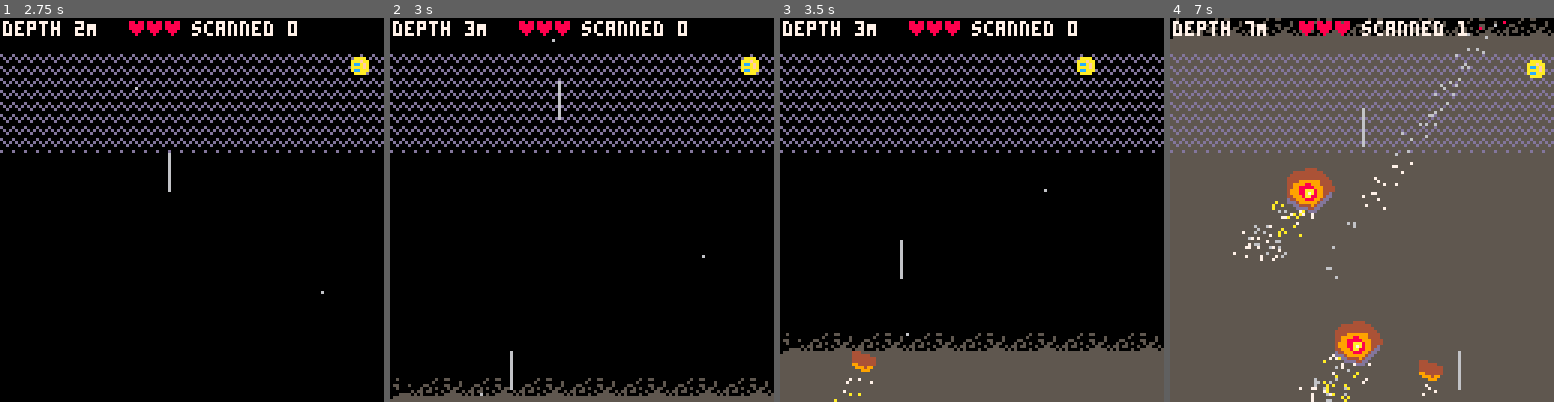
Above: before the commit, frames 1-4 (left to right).
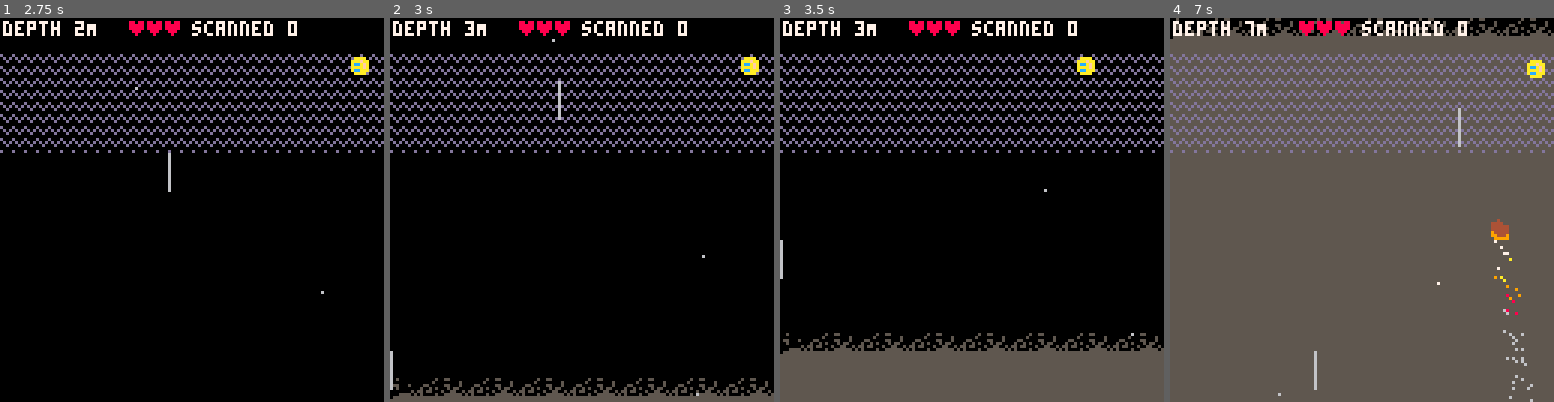
Above: after the commit, the same moments.

Repository: broquaint/pico8-carts
Game: PICO-8 cartridge tephratoil.p8
Same seed, same stepped clock (60 frames per second), same inputs: the game is played once before the commit and once after it.
Inputs:
- Up to frame 1 (2.75 s): tap X (X key) at 0.33, 1.07, 1.85 s; tap O (Z key) at 0.7, 1.7, 2.1, 2.5 s; hold Right 1.6-2.1 s; hold Up 2.15-2.42 s; hold Right from 2.47 s (still down)
- Up to frame 2 (3 s): keep holding Right; tap O (Z key) at 2.9 s; tap X (X key) at 2.97 s
- Up to frame 3 (3.5 s): release Right at 3.03 s; hold Left from 3.08 s (still down); tap O (Z key) at 3.3 s
- Up to frame 4 (7 s): release Left at 3.58 s; hold Down 3.63-3.97 s; tap O (Z key) every 0.4 s from 3.7 to 6.9 s; hold Right 4.02-4.68 s; tap X (X key) at 4.08, 5.2, 6.32 s; hold Up 4.73-5.03 s; hold Left 5.08-5.68 s; hold Down 5.73-6.03 s; hold Right 6.08-6.58 s; hold Right from 6.63 s (still down)

Frame 1 is identical in both runs. In frame 2, 0.2% of the frame differs, in the area x 0-81%, y 86-99%; in frame 3, 0.5%; in frame 4, 4.3%, in the area x 16-95%, y 0-100%.

Commit message:
Tweak obstacle generation
Make obstacles a little more distinct, slow down the ramp up in
difficulty, try to spread obstacle generation. Make the game a little
longer generally.

Diff:
--- a/tephratoil.p8
+++ b/tephratoil.p8
@@ -177,87 +177,77 @@
                          }, obj))
 end
 
-function make_rock()
+function make_rock(n)
    local rock_x  = rand_tile_x()
    local angle_x = rock_x < 65 and rnd() or -rnd()
-   local depth_speed = depth_count / 60
+   local speed = 1+ depth_count / 120
    return make_obstacle({
          type = 'rock',
          x = rock_x,
-         y = 128,
+         y = 128 + (n * 32) + randx(32),
          angle = angle_x,
          sprite = 15+randx(3),
-         speed = depth_speed + 1,
+         speed = min(3.3, speed + n / 6),
          last_collide = rnd(), -- make equality check easier
          scan_length = 15,
    })
 end
 
-function make_missile()
+function make_missile(n)
    local rock_x  = rand_tile_x()
-   local angle_x = rock_x < 65 and rnd() or -rnd()
-   local depth_speed = depth_count / 75
+   local angle_x = rock_x < 65 and min(0.6, rnd()) or max(-0.6, -rnd())
+   local speed = 2.25 + depth_count / 100
    return make_obstacle({
          type = 'missile',
          x = rock_x,
-         y = 160,
+         y = 160 + (n * 50) + randx(64),
          angle = angle_x,
          sprite = 21,
-         speed = depth_speed + 3,
+         speed = min(4, speed + n / 4),
          last_collide = rnd(), -- make equality check easier
          scan_length = 8,
    })
 end
 
-function make_lump()
+function make_lump(n)
    local rock_x  = rand_tile_x()
-   local angle_x = rock_x < 65 and rnd() or -rnd()
-   local depth_speed = depth_count / 90
+   local angle_x = rock_x < 65 and (rnd()+rnd()) or -(rnd()+rnd())
+   local speed = 0.6 + depth_count / 150
    return make_obstacle({
          type = 'lump',
          x = rock_x,
-         y = 128,
+         y = 128 + (n * 60) + randx(96),
          angle = angle_x,
          sprite = {24,25,40,41},
-         speed = depth_speed + 0.7,
+         speed = min(2.5, speed + n / 3),
          last_collide = rnd(), -- make equality check easier
          scan_length = 25
    })
 end
 
 function populate_obstacles()
-   if #obstacle_frequency > 0 and frame_count % 80 == 0 then
+   if #obstacle_frequency > 0 and frame_count % 120 == 0 then
       local next_obstacles = deli(obstacle_frequency, 1)
 
       for n = 1, (next_obstacles.rock or 0) do
-         local rock = make_rock()
-         rock.y     += (16 + n * 3) * n
-         rock.speed += n / 3
-         -- dump_once(rock)
-         add(obstacles, rock)
+         local rock = make_rock(n)
+         add(obstacles, make_rock(n))
       end
 
       for n = 1, (next_obstacles.missile or 0) do
-         local missile = make_missile()
-         missile.y     += (n * 30) * n
-         missile.speed += n / 3
-         -- dump_once(rock)
+         local missile = make_missile(n)
          add(obstacles, missile)
       end
 
       for n = 1, (next_obstacles.lump or 0) do
-         local lump = make_lump()
-         lump.y     += (n * 30) * n
-         lump.speed += n / 3
-         -- dump_once(rock)
+         local lump = make_lump(n)
          add(obstacles, lump)
       end
    end
 
-   if frame_count % 90 == 0 then
-      local obstacle = ({make_rock, make_missile, make_lump})[randx(3)]()
-      obstacle.y += 30
-      obstacle.speed += depth_count / 20
+   if frame_count % 200 == 0 then
+      local obstacle = ({make_rock, make_missile, make_lump})[randx(3)](1)
+      obstacle.y     += 30
       add(obstacles, obstacle)
    end
 end
@@ -725,6 +715,7 @@
          spr(obstacle.sprite, obstacle.x, obstacle.y)
          -- rect(obstacle.x + 1, obstacle.y + 1, obstacle.x + 6, obstacle.y + 6, lime)
       end
+      -- print(nice_pos(obstacle.speed), obstacle.x - 3, obstacle.y, white)
       if obstacle.closest and not obstacle.data_scanned then
          closest = obstacle
          local scan_colour = draw_obstacle_scan(obstacle)
